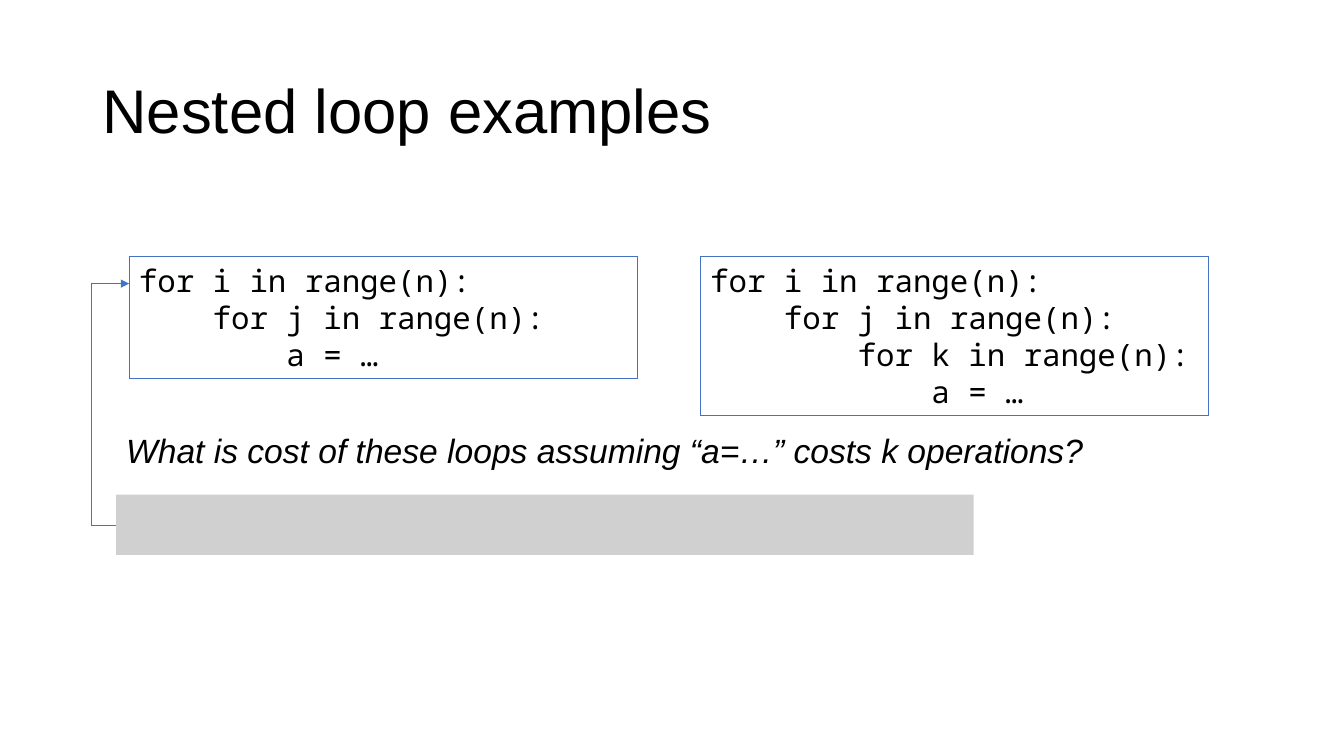
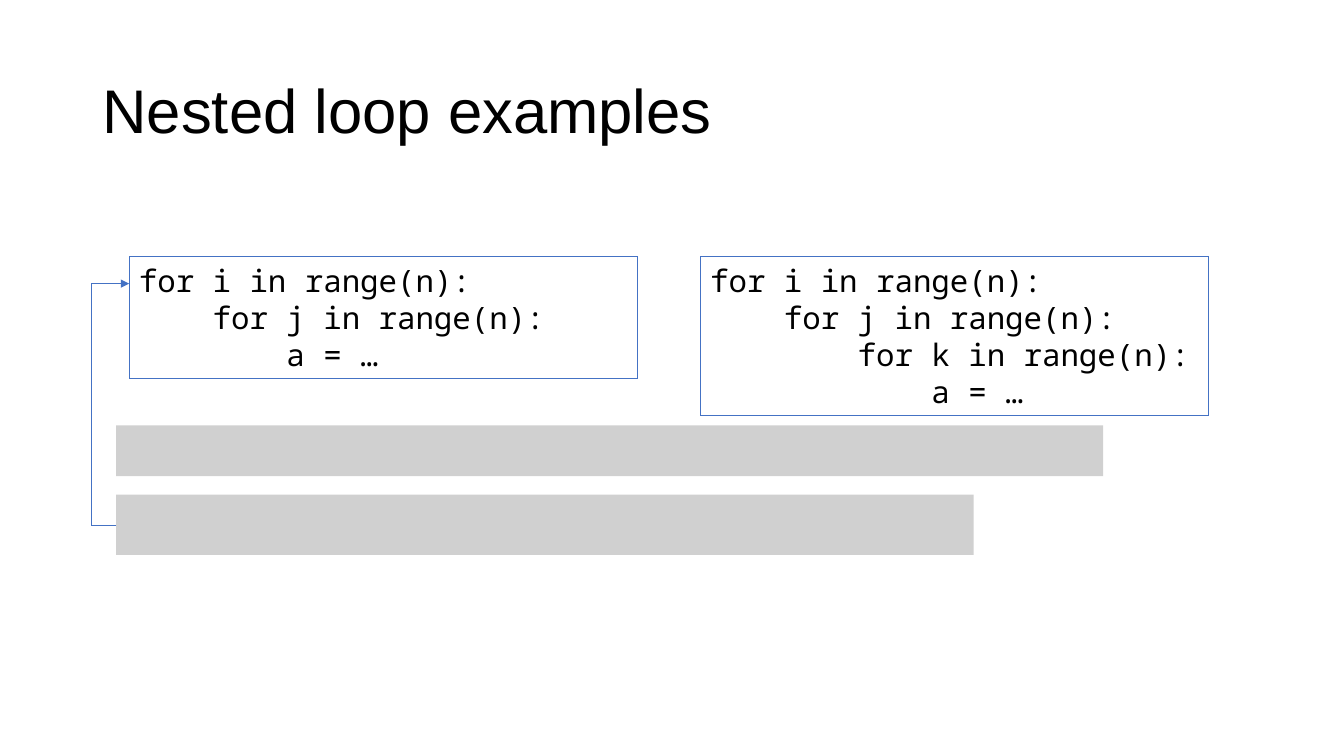
Before and after one commit to parrt/msds689, a slide deck: slide 14 of notes/complexity.pptx. Drawn at 1344x756 pixels with LibreOffice and Linux fonts; fonts in the diff are those of the drawing; grey boxes stand for pictures; background and template pictures are left out. Boxes give left, top, right and bottom in pixels: in the first picture for what was removed or moved away, otherwise in the second. Text is boxed around its words. In the diff, an @@ line names an element or a change of style, - is before the commit and + after.

```diff
--- a/notes/complexity.pptx
+++ b/notes/complexity.pptx
@@ picture added at [116, 425, 1103, 476] @@
@@ text removed at [126, 438, 1083, 470] @@
-What is cost of these loops assuming “a=…” costs k operations?
```
Also in this commit, not shown: 10 other slides changed, 1 other file.
